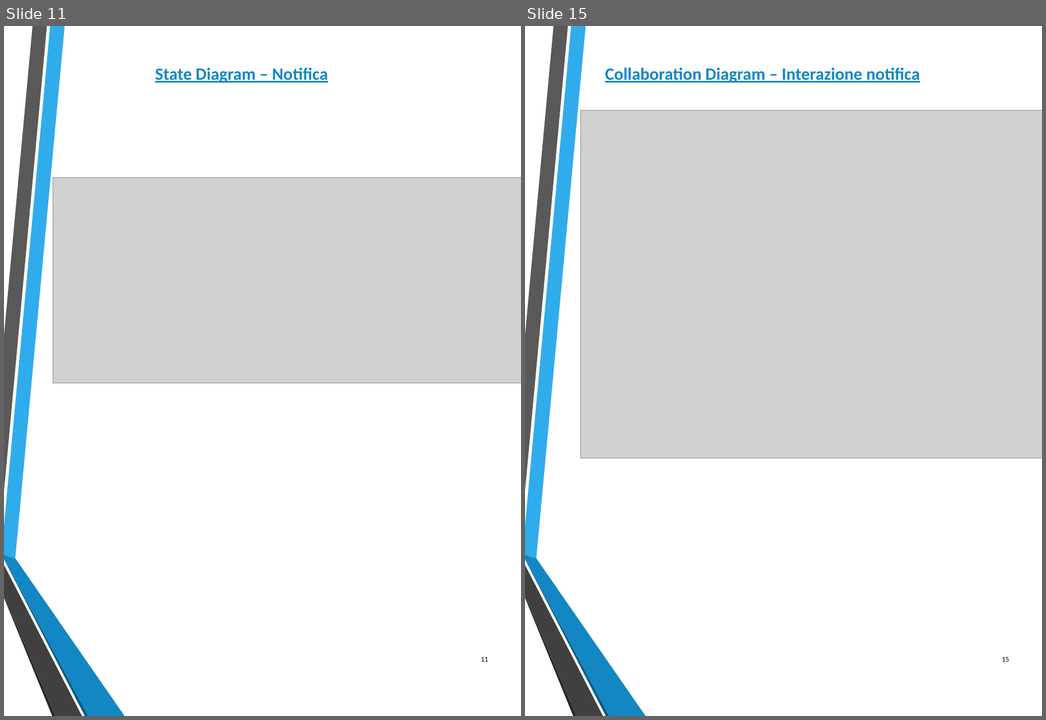
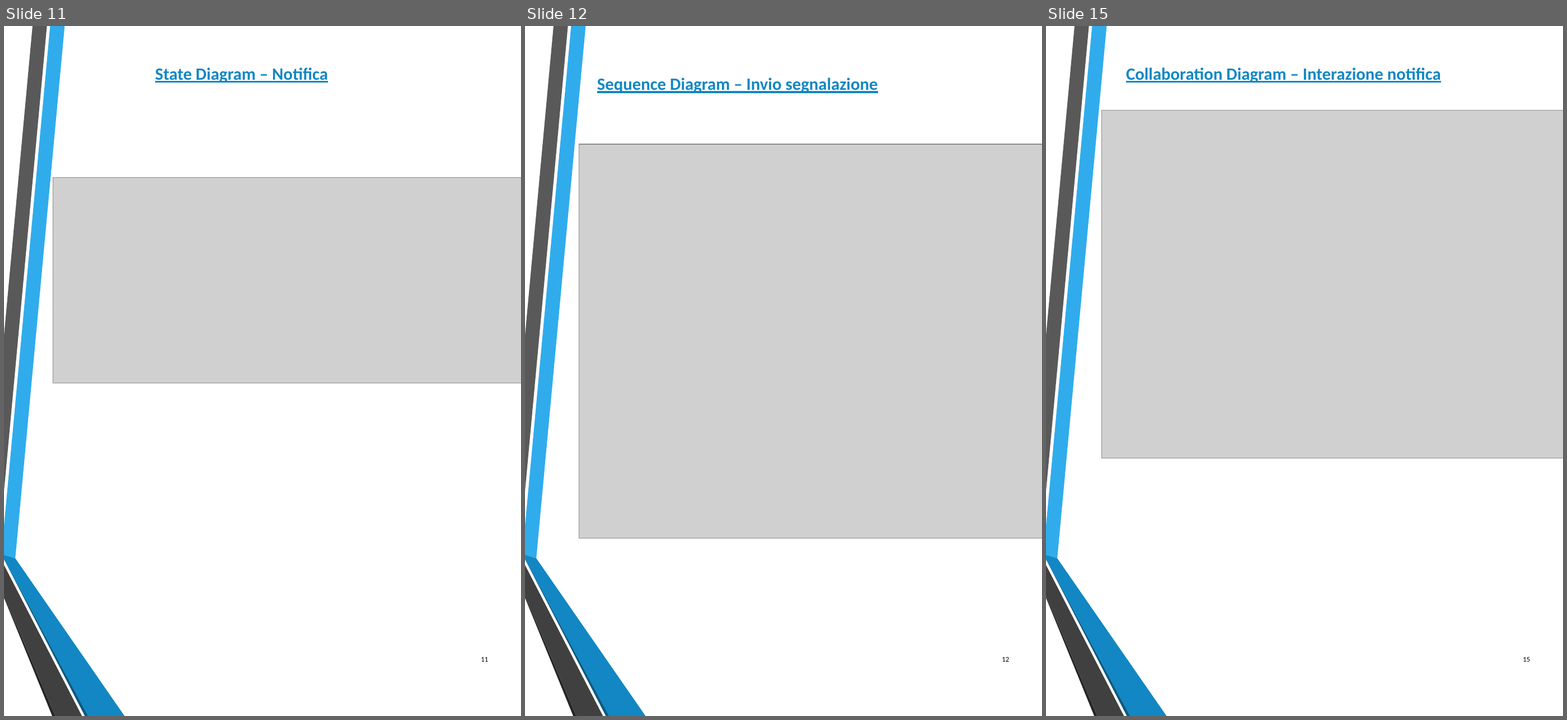
Before and after one commit to federicomegler/traffic-monitor, a slide deck: Design/Traffic_monitor.pptx. Shown side by side, each under a label of ours: slides 11 and 15 before the commit, slides 11, 12 and 15 after it; the slides between them are not shown. The pictures are 1046x720 and 1567x720 pixels, drawn with LibreOffice and Linux fonts; fonts in the diff are those of the drawing; grey boxes stand for pictures. Boxes give left, top, right and bottom in pixels: in the first picture for what was removed or moved away, otherwise in the second. Text is boxed around its words. In the diff, an @@ line names an element or a change of style, - is before the commit and + after.

```diff
--- a/Design/Traffic_monitor.pptx
+++ b/Design/Traffic_monitor.pptx
@@ slide 12 added at bbox=[525, 26, 1042, 716], background #FFFFFF; not listed: 6 template elements that a slide beside it also shows @@
@@ text added at bbox=[597, 78, 878, 93], 18 pt, text #1287C3, bold, underline @@
+Sequence Diagram – Invio segnalazione
@@ picture added at bbox=[579, 144, 1042, 538] @@
@@ page number added at bbox=[1002, 657, 1009, 662], 7.5 pt, text #000000 @@
+12
```
Also in this commit, not shown: 3 slides changed, 6 other slides added, 5 slides removed.
